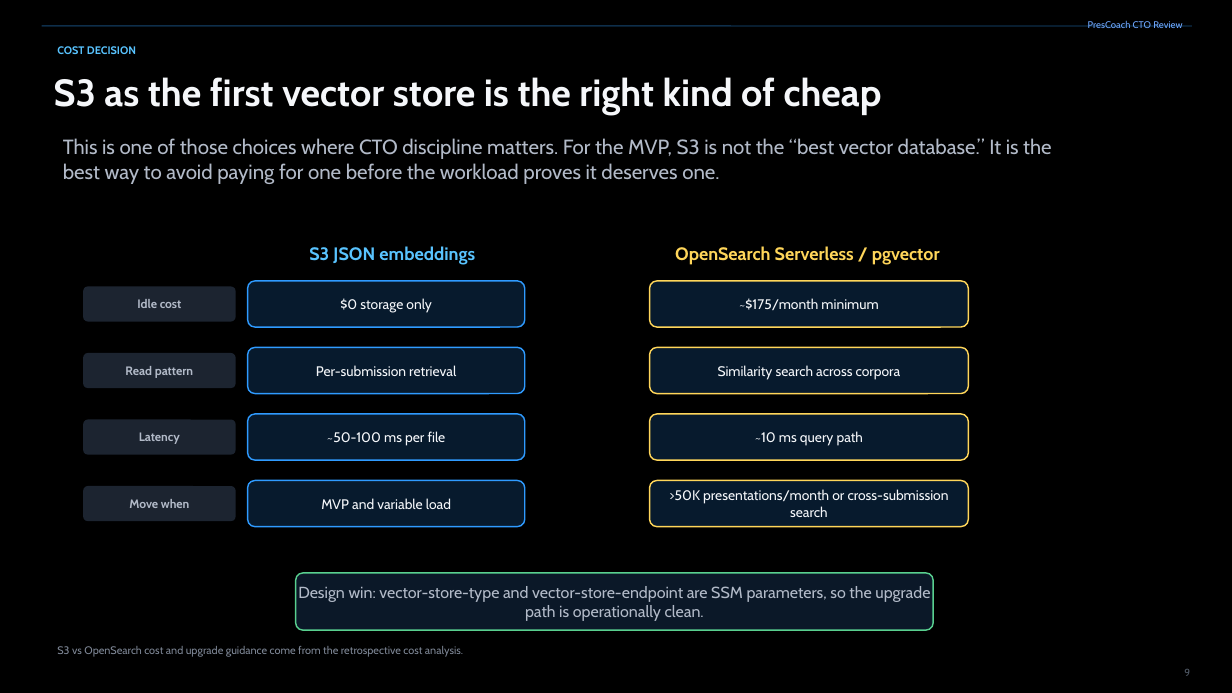
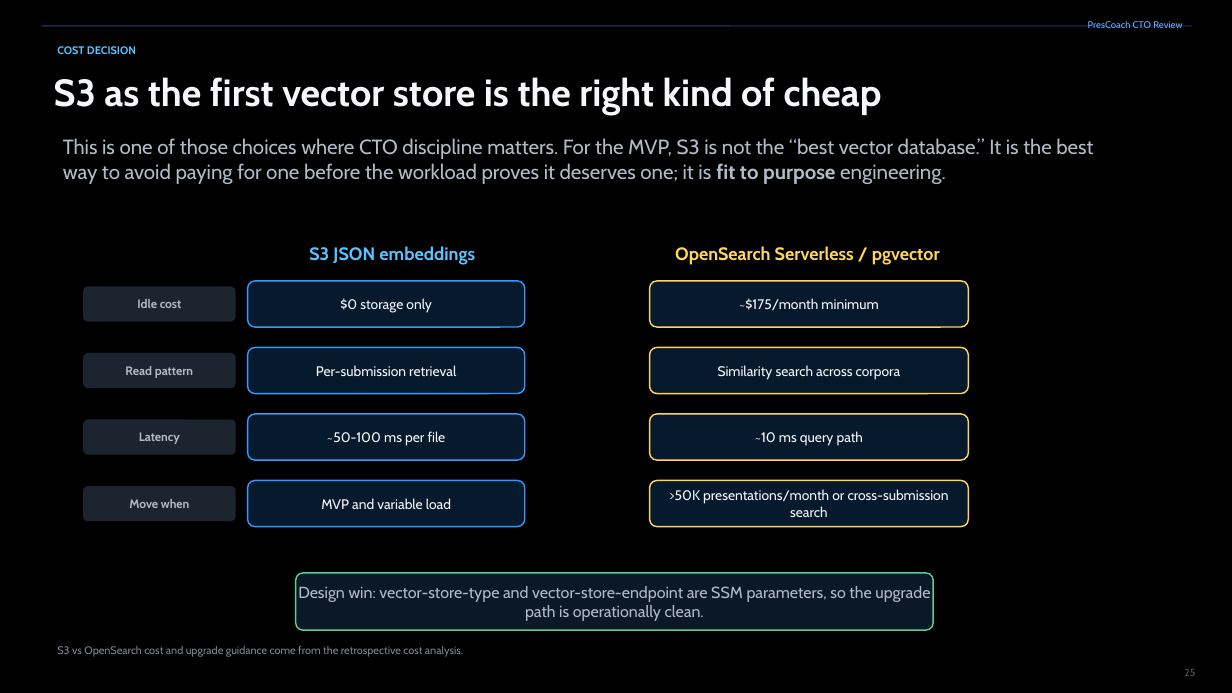
Before and after one commit to michaelgeiser/kiro-agentcore-app, a slide deck: slide 25 of documentation/PresCoach_slides.pptx (slide 9 before the commit). Drawn at 1232x693 pixels with LibreOffice and Linux fonts; fonts in the diff are those of the drawing. Boxes give left, top, right and bottom in pixels: in the first picture for what was removed or moved away, otherwise in the second. Text is boxed around its words. In the diff, an @@ line names an element or a change of style, - is before the commit and + after.

```diff
--- a/documentation/PresCoach_slides.pptx
+++ b/documentation/PresCoach_slides.pptx
@@ text at <box>63,138,1093,184</box>: text changed @@
-This is one of those choices where CTO discipline matters. For the MVP, S3 is not the “best vector database.” It is the best way to avoid paying for one before the workload proves it deserves one.
+This is one of those choices where CTO discipline matters. For the MVP, S3 is not the “best vector database.” It is the best way to avoid paying for one before the workload proves it deserves one; it is fit to purpose engineering.
@@ page number at <box>1184,669,1195,676</box>: text changed @@
-9
+25
```
Also in this commit, not shown: 18 other slides changed, 7 slides added, 1 other file.
